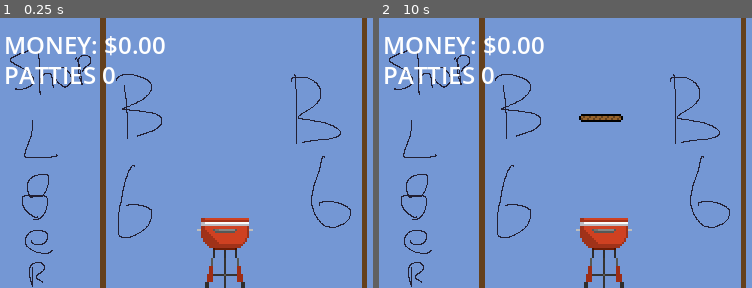
Above: before the commit, frames 1-2 (left to right).
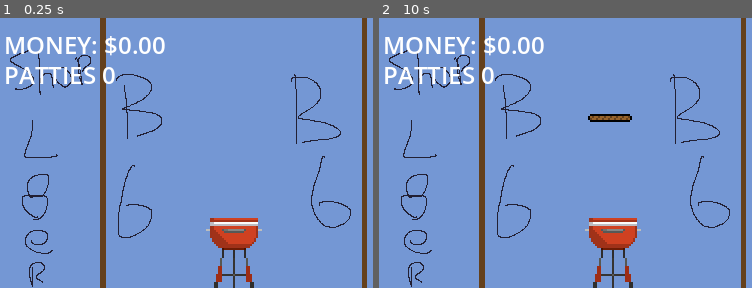
Above: after the commit, the same moments.

Repository: FinochioM/ItShouldBeAGoodGame
Game: Godot game, scene res://Scenes/main_scene.tscn
Same seed, same stepped clock (60 frames per second), same inputs: the game is played once before the commit and once after it. The project has no main scene, so this scene is started directly.
Inputs:
- Up to frame 1 (0.25 s): no input
- Up to frame 2 (10 s): tap Enter at 0.5, 2, 3.5 s; tap Space at 1.25, 2.75, 4.25 s

The runs differ from the first frame. In frame 1, 1.6% of the frame differs, in the area x 52-71%, y 74-100%; in frame 2, 1.8%, in the area x 52-71%, y 35-100%.

Commit message:
fixed money duplication logic but found a bug on patty stacking

Diff:
--- a/itsgonnabeagoodgame/Scenes/main_scene.tscn
+++ b/itsgonnabeagoodgame/Scenes/main_scene.tscn
@@ -17,7 +17,7 @@
 texture = ExtResource("1_on3r6")
 
 [node name="Grill" type="StaticBody2D" parent="."]
-position = Vector2(231, 235)
+position = Vector2(240, 235)
 
 [node name="Sprite2D" type="Sprite2D" parent="Grill"]
 texture = ExtResource("2_q1ic5")
--- a/itsgonnabeagoodgame/Scenes/patty.tscn
+++ b/itsgonnabeagoodgame/Scenes/patty.tscn
@@ -7,7 +7,6 @@
 size = Vector2(44, 8)
 
 [node name="Patty" type="RigidBody2D"]
-can_sleep = false
 script = ExtResource("1_tqht5")
 
 [node name="Sprite2D" type="Sprite2D" parent="."]
--- a/itsgonnabeagoodgame/Scripts/main_scene.gd
+++ b/itsgonnabeagoodgame/Scripts/main_scene.gd
@@ -4,7 +4,7 @@
 
 var money: float = 0.0
 var patty_count: int = 0
-var money_per_second_per_patty: float = 0.1
+var money_per_second_per_patty: float = 1.0
 
 var spawn_timer: float = 0.0
 var spawn_interval: float = 10.0
@@ -12,6 +12,8 @@
 
 @onready var money_label: Label
 @onready var patty_count_label: Label
+
+var counted_patties = []
 
 func _ready():
 	spawn_position = Vector2(240, 100)
@@ -35,15 +37,20 @@
 func spawn_patty():
 	var patty = patty_scene.instantiate()
 
-	var random_offset = randf_range(-20, 20)
+	var random_offset = randf_range(-5, 5)
 	patty.position = Vector2(spawn_position.x + random_offset, spawn_position.y)
 
-	patty.body_entered.connect(_on_patty_landed)
+	patty.patty_landed.connect(_on_patty_landed.bind(patty))
 
 	add_child(patty)
 	print("PATTY SPAWNED!")
 
-func _on_patty_landed(body):
+func _on_patty_landed(patty):
+	if patty in counted_patties:
+		print("PATTY ALREADY COUNTED _ IGNORING")
+		return
+
+	counted_patties.append(patty)
 	patty_count += 1
 	print("PATTY LANDED IN THE GRILL: TOTAL PATTIES = ", patty_count)
 
--- a/itsgonnabeagoodgame/Scripts/patty.gd
+++ b/itsgonnabeagoodgame/Scripts/patty.gd
@@ -23,8 +23,8 @@
 			landing_check_timer += delta
 			if landing_check_timer >= landing_check_duration:
 				_land()
-			else:
-				landing_check_timer = 0.0
+		else:
+			landing_check_timer = 0.0
 
 func _land():
 	if not has_landed:
--- a/itsgonnabeagoodgame/project.godot
+++ b/itsgonnabeagoodgame/project.godot
@@ -19,7 +19,7 @@
 window/size/viewport_width=480
 window/size/viewport_height=270
 window/stretch/mode="viewport"
-window/stretch/aspect="expand"
+window/stretch/aspect="ignore"
 
 [rendering]
 
